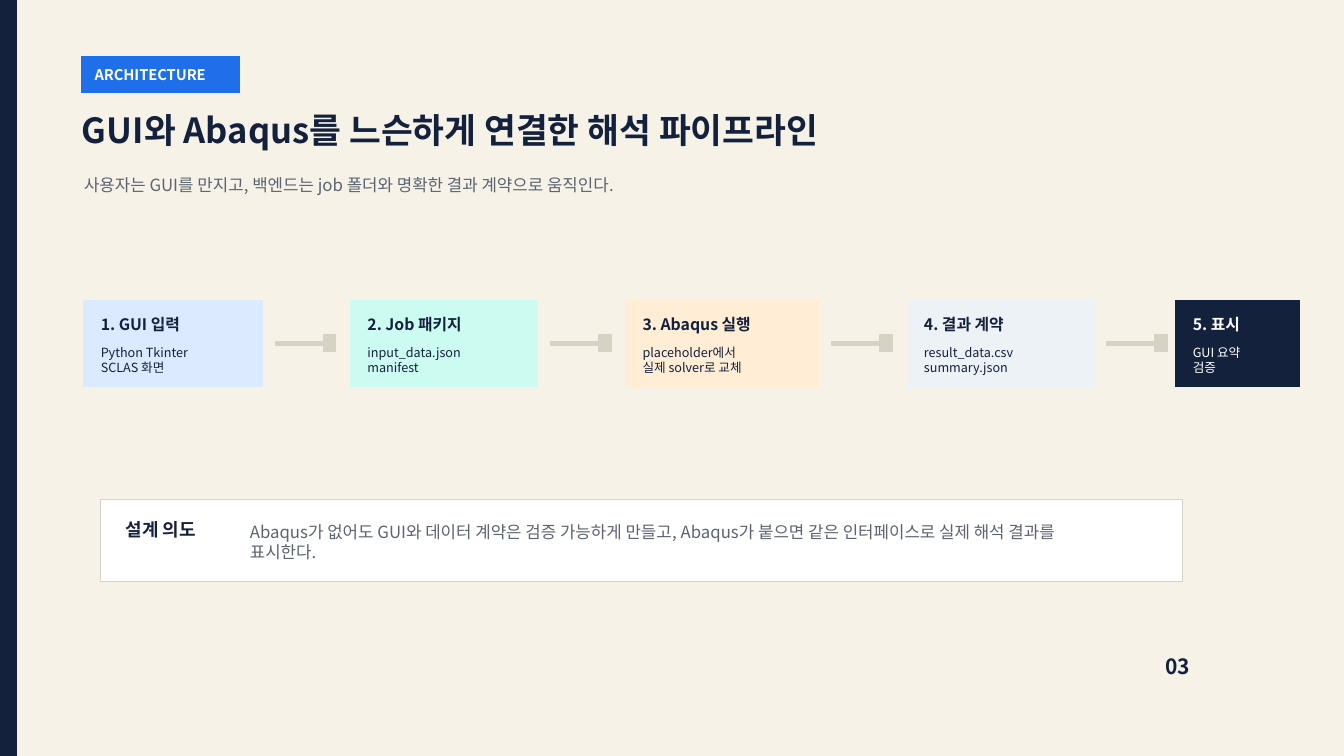
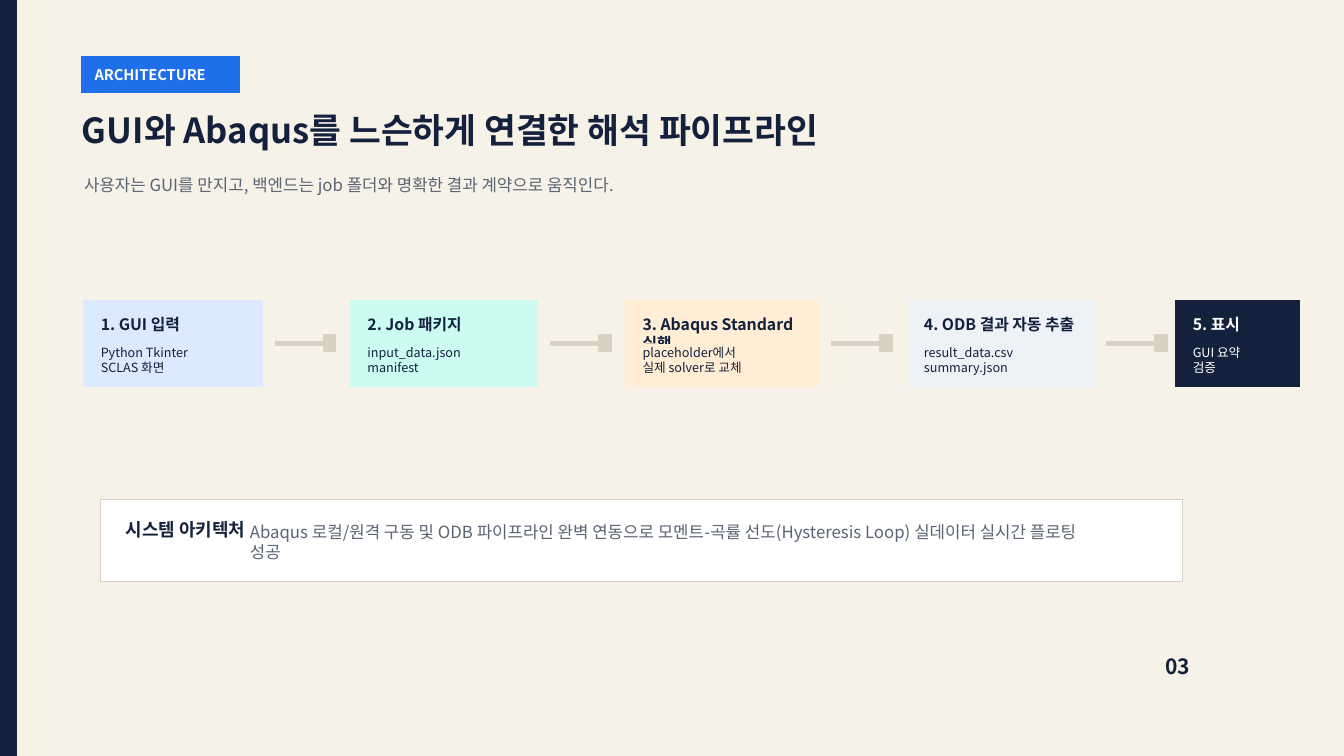
Before and after one commit to jhpark391-afk/SCLAS-cable-analysis, a slide deck: slide 3 of portfolio/SCLAS_Portfolio_Overview_KR.pptx. Drawn at 1344x756 pixels with LibreOffice and Linux fonts; fonts in the diff are those of the drawing. Boxes give left, top, right and bottom in pixels: in the first picture for what was removed or moved away, otherwise in the second. Text is boxed around its words. In the diff, an @@ line names an element or a change of style, - is before the commit and + after.

```diff
--- a/portfolio/SCLAS_Portfolio_Overview_KR.pptx
+++ b/portfolio/SCLAS_Portfolio_Overview_KR.pptx
@@ text in rectangle at box(643, 317, 794, 354): text changed @@
-3. Abaqus 실행
+3. Abaqus Standard 실행
@@ text in rectangle at box(924, 316, 1074, 332): text changed @@
-4. 결과 계약
+4. ODB 결과 자동 추출
@@ text in rectangle at box(126, 521, 245, 538): text changed @@
-설계 의도
+시스템 아키텍처
@@ text in rectangle at box(250, 524, 1076, 560): text changed @@
-Abaqus가 없어도 GUI와 데이터 계약은 검증 가능하게 만들고, Abaqus가 붙으면 같은 인터페이스로 실제 해석 결과를 표시한다.
+Abaqus 로컬/원격 구동 및 ODB 파이프라인 완벽 연동으로 모멘트-곡률 선도(Hysteresis Loop) 실데이터 실시간 플로팅 성공
```
Also in this commit, not shown: 5 other slides changed.
